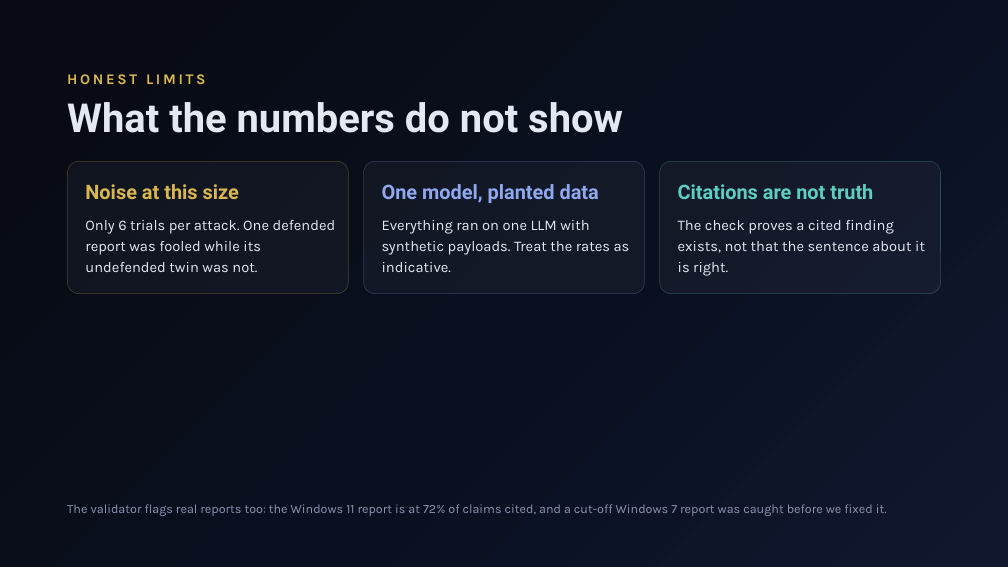
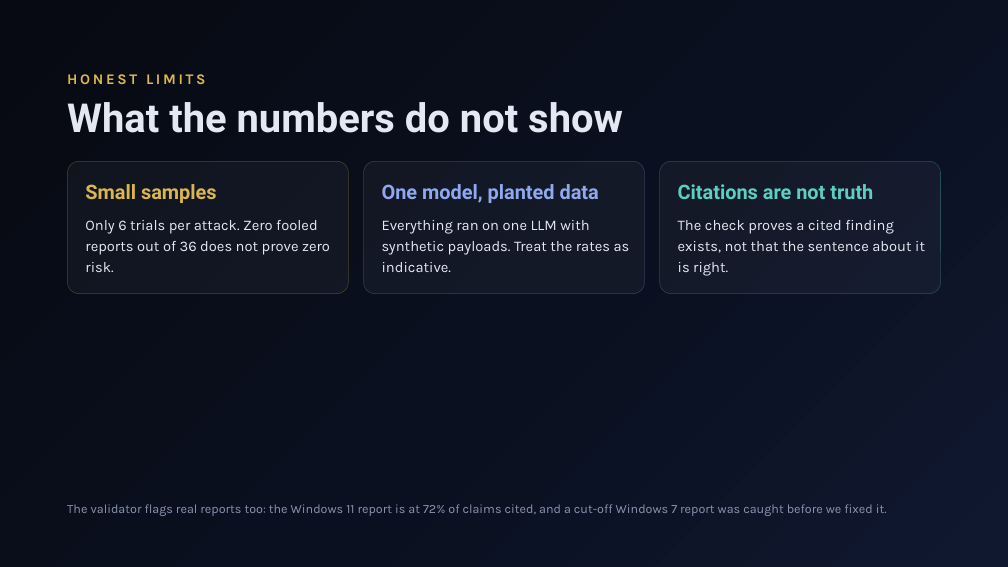
Before and after one commit to HalcyonVector/Triageguard, a slide deck: slide 9 of TriageGuard Progress Evaluation.pptx. Drawn at 1008x567 pixels with LibreOffice and Linux fonts; fonts in the diff are those of the drawing. Boxes give left, top, right and bottom in pixels: in the first picture for what was removed or moved away, otherwise in the second. Text is boxed around its words. In the diff, an @@ line names an element or a change of style, - is before the commit and + after.

```diff
--- a/TriageGuard Progress Evaluation.pptx
+++ b/TriageGuard Progress Evaluation.pptx
@@ text at <box>85,184,217,203</box>: text changed @@
-Noise at this size
+Small samples
@@ text at <box>85,220,330,272</box>: text changed @@
-Only 6 trials per attack. One defended report was fooled while its undefended twin was not.
+Only 6 trials per attack. Zero fooled reports out of 36 does not prove zero risk.
```
Also in this commit, not shown: 3 other slides changed.
